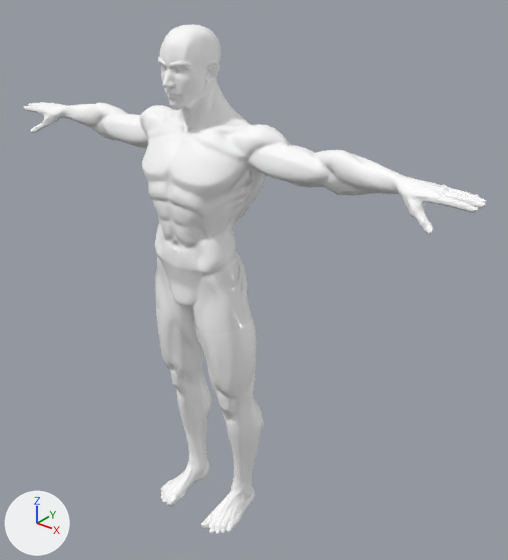
An edit to the glTF model public/assets/characters/Male.glb, drawn before and after from the same camera.
The view is the same before and after, from a camera (50 mm lens) standing at (1.51, -1.58, 2.04) and looking at (0.12, 0.15, 0.96). Lighting does not change. The marker at lower left points along +X, +Y and +Z. The older version comes first.

The older version as bpy lines, for what is in view:
```python
mat_mi_superhero_male = bpy.data.materials.new('MI_Superhero_Male')
mat_mi_superhero_male.use_nodes = True; mat_mi_superhero_male.node_tree.nodes.clear()
_N = mat_mi_superhero_male.node_tree.nodes; _L = mat_mi_superhero_male.node_tree.links
n0 = _N.new('ShaderNodeBsdfPrincipled'); n0.name = 'Principled BSDF'
n0.inputs[0].default_value = (1.0, 1.0, 1.0, 1.0)  # 'Base Color', white #ffffff
n1 = _N.new('ShaderNodeOutputMaterial'); n1.name = 'Material Output'
n2 = _N.new('ShaderNodeMath'); n2.name = 'Math'
n2.operation = 'MULTIPLY'
n2.inputs[1].default_value = 0.0  # 'Value'
n3 = _N.new('ShaderNodeSeparateColor'); n3.name = 'Separate Color'
n4 = _N.new('ShaderNodeTexImage'); n4.name = 'Image Texture'
n4.image = img_image_1
n5 = _N.new('ShaderNodeNormalMap'); n5.name = 'Normal Map'
n5.uv_map = 'UVMap'
n6 = _N.new('ShaderNodeTexImage'); n6.name = 'Image Texture.001'
n6.image = img_image_0
_L.new(n0.outputs[0], n1.inputs[0])  # 'BSDF' to 'Surface'
_L.new(n2.outputs[0], n0.inputs[1])  # 'Value' to 'Metallic'
_L.new(n3.outputs[2], n2.inputs[0])  # 'Blue' to 'Value'
_L.new(n3.outputs[1], n0.inputs[2])  # 'Green' to 'Roughness'
_L.new(n4.outputs[0], n3.inputs[0])  # 'Color' to 'Color'
_L.new(n5.outputs[0], n0.inputs[5])  # 'Normal' to 'Normal'
_L.new(n6.outputs[0], n5.inputs[1])  # 'Color' to 'Color'
me_sphere_005_retopology_004 = bpy.data.meshes.new('Sphere.005_Retopology.004')
me_sphere_005_retopology_004.from_pydata(...)  # 6285 vertices, 12566 faces; spans x -0.93..0.93, y -0.13..0.16, z -0.01..1.81
me_sphere_005_retopology_004.materials.append(mat_mi_superhero_male)
ob_superhero_male = bpy.data.objects.new('SuperHero_Male', me_sphere_005_retopology_004)
ob_superhero_male.location = (0.0, 0.0, 0.0)
```
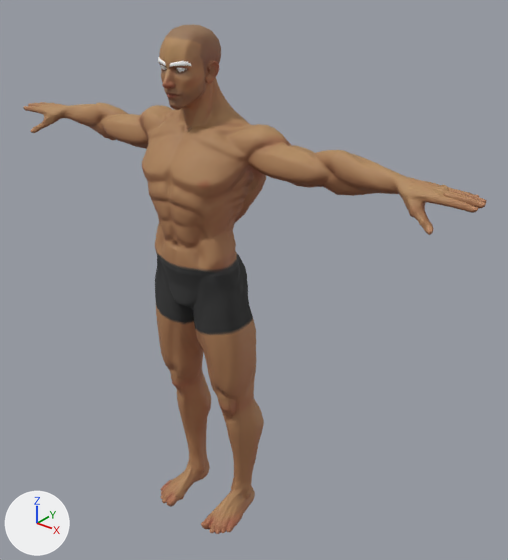
Where the change shows, as pixel boxes (x1, y1, x2, y2) in the pictures (508 x 560 px):
'SuperHero_Male', surface changed (white to brown): (23, 24, 487, 534) in both

What changed in the scene script:
```text
Change img_image_1:
    img_image_1: load_image('Image_1', '_unpacked/Image_1', 512, 512, 'Non-Color') -> load_image('Image_1', '_unpacked/Image_1', 256, 256, 'sRGB')
Add img_image_2:
    img_image_2 = load_image('Image_2', '_unpacked/Image_2', 512, 512, 'Non-Color')
Change mat_mi_superhero_male:
    where n0 = _N.new('ShaderNodeBsdfPrincipled'); n0.name = 'Principled BSDF'
    remove n0.inputs[0].default_value = (1.0, 1.0, 1.0, 1.0)  # 'Base Color', white #ffffff
    add n4 = _N.new('ShaderNodeTexImage'); n4.name = 'Image Texture'
    add n4.image = img_image_1
    remove n4 = _N.new('ShaderNodeTexImage'); n4.name = 'Image Texture'
    remove n4.image = img_image_1
    add n6 = _N.new('ShaderNodeTexImage'); n6.name = 'Image Texture.001'
    add n6.image = img_image_2
    remove n6 = _N.new('ShaderNodeTexImage'); n6.name = 'Image Texture.001'
    remove n6.image = img_image_0
    add n7 = _N.new('ShaderNodeTexImage'); n7.name = 'Image Texture.002'
    add n7.image = img_image_0
    where n3 = _N.new('ShaderNodeSeparateColor'); n3.name = 'Separate Color'
    remove _L.new(n4.outputs[0], n3.inputs[0])  # 'Color' to 'Color'
    where n5 = _N.new('ShaderNodeNormalMap'); n5.name = 'Normal Map'
    remove _L.new(n6.outputs[0], n5.inputs[1])  # 'Color' to 'Color'
    add _L.new(n4.outputs[0], n0.inputs[0])  # 'Color' to 'Base Color'
    add _L.new(n6.outputs[0], n3.inputs[0])  # 'Color' to 'Color'
    add _L.new(n7.outputs[0], n5.inputs[1])  # 'Color' to 'Color'
```
